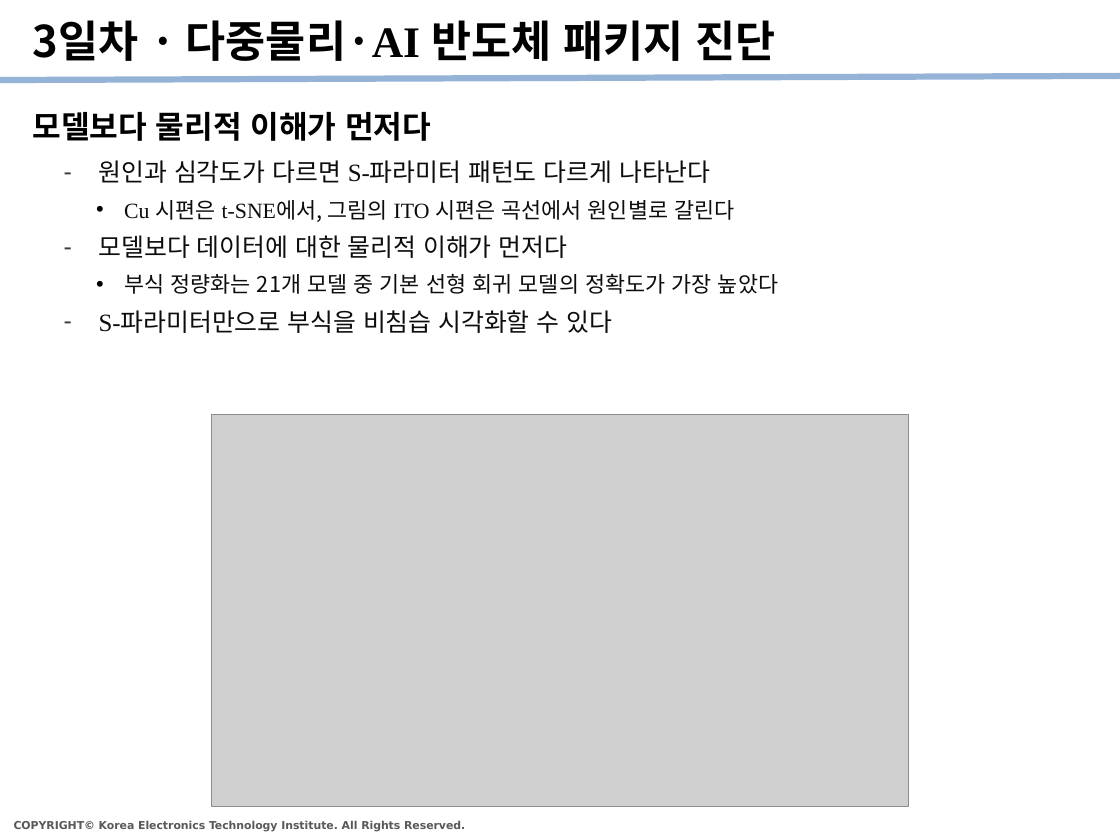
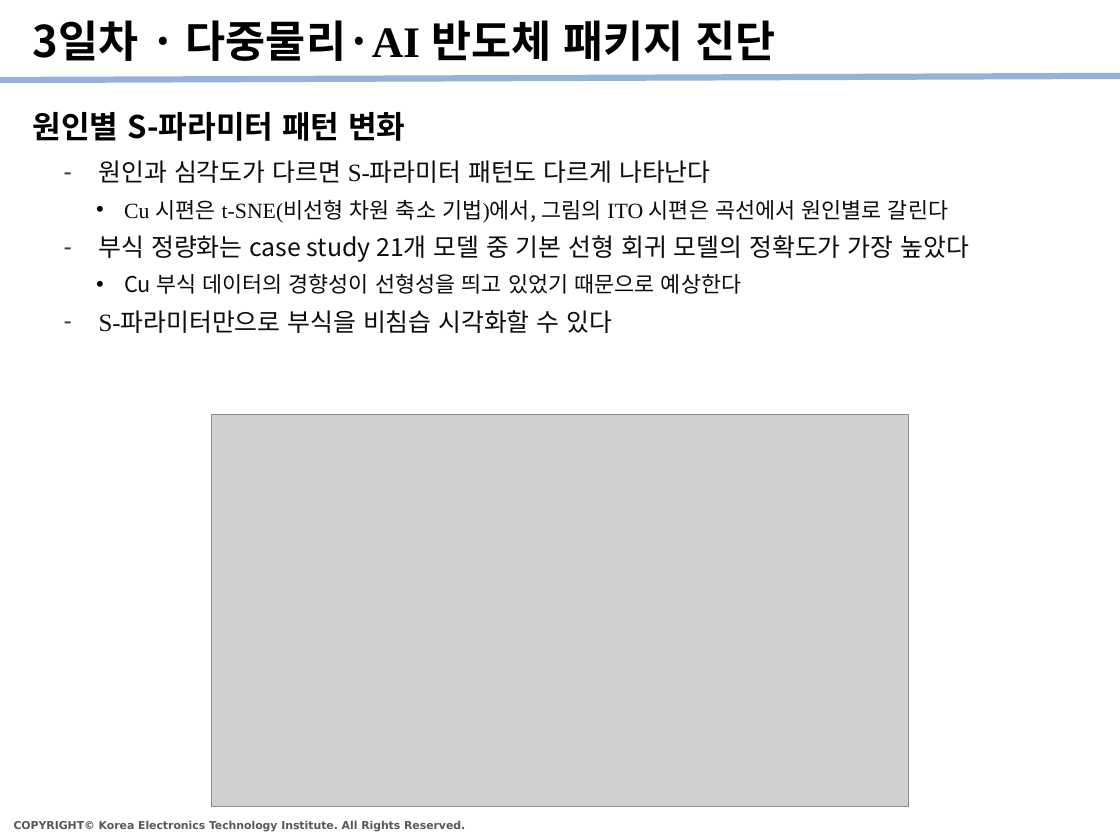
Before and after one commit to kybeen0521/PHM_Edu, a slide deck: slide 21 of Templates/PHM강좌_수강정리_v1.pptx. Drawn at 1120x840 pixels with LibreOffice and Linux fonts; fonts in the diff are those of the drawing; grey boxes stand for pictures. Boxes give left, top, right and bottom in pixels: in the first picture for what was removed or moved away, otherwise in the second. Text is boxed around its words. In the diff, an @@ line names an element or a change of style, - is before the commit and + after.

```diff
--- a/Templates/PHM강좌_수강정리_v1.pptx
+++ b/Templates/PHM강좌_수강정리_v1.pptx
@@ text at box(32, 112, 405, 141): text changed @@
-모델보다 물리적 이해가 먼저다
+원인별 S-파라미터 패턴 변화
@@ text at box(99, 200, 969, 294): text changed @@
-    • Cu 시편은 t-SNE에서, 그림의 ITO 시편은 곡선에서 원인별로 갈린다
-  – 모델보다 데이터에 대한 물리적 이해가 먼저다
-    • 부식 정량화는 21개 모델 중 기본 선형 회귀 모델의 정확도가 가장 높았다
+    • Cu 시편은 t-SNE(비선형 차원 축소 기법)에서, 그림의 ITO 시편은 곡선에서 원인별로 갈린다
+  – 부식 정량화는 case study 21개 모델 중 기본 선형 회귀 모델의 정확도가 가장 높았다
+    • Cu 부식 데이터의 경향성이 선형성을 띄고 있었기 때문으로 예상한다
```
Also in this commit, not shown: 7 other slides changed.
